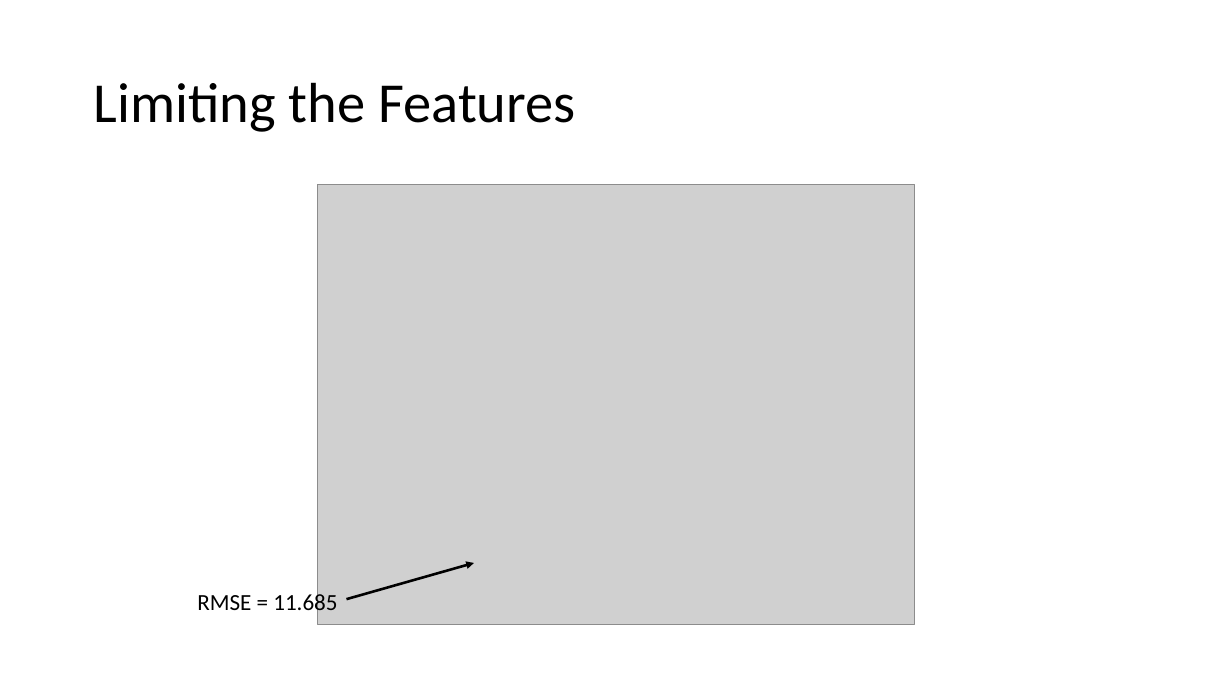
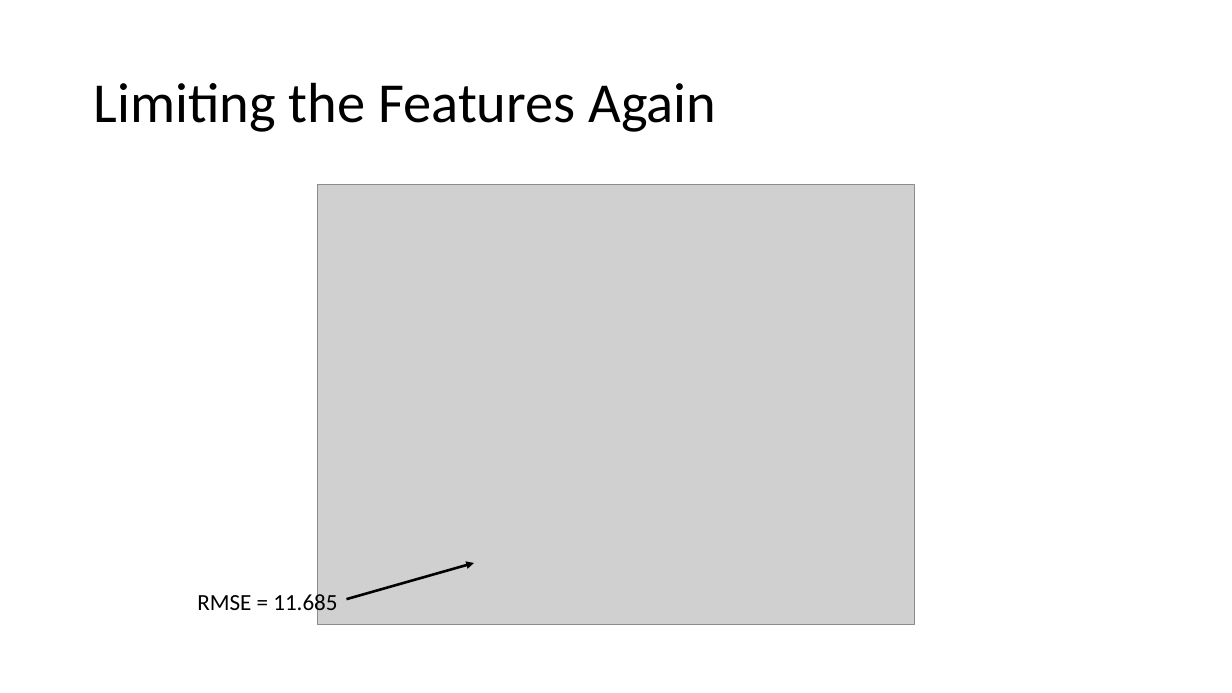
Before and after one commit to cda913/Capstone, a slide deck: slide 18 of AitkinCapstonePresentation.pptx (slide 13 before the commit). Drawn at 1232x693 pixels with LibreOffice and Linux fonts; fonts in the diff are those of the drawing; grey boxes stand for pictures. Boxes give left, top, right and bottom in pixels: in the first picture for what was removed or moved away, otherwise in the second. Text is boxed around its words. In the diff, an @@ line names an element or a change of style, - is before the commit and + after.

```diff
--- a/AitkinCapstonePresentation.pptx
+++ b/AitkinCapstonePresentation.pptx
@@ title at (94,82,716,132): text changed @@
-Limiting the Features
+Limiting the Features Again
```
Also in this commit, not shown: 6 other slides changed, 5 slides added.
